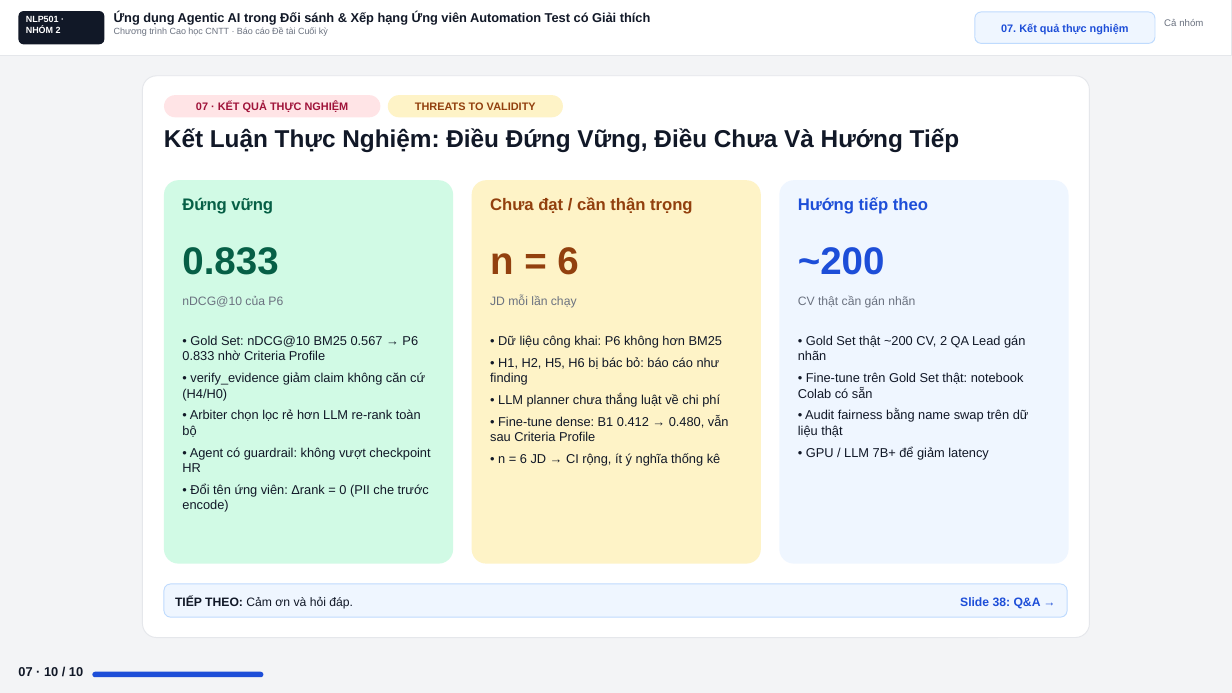
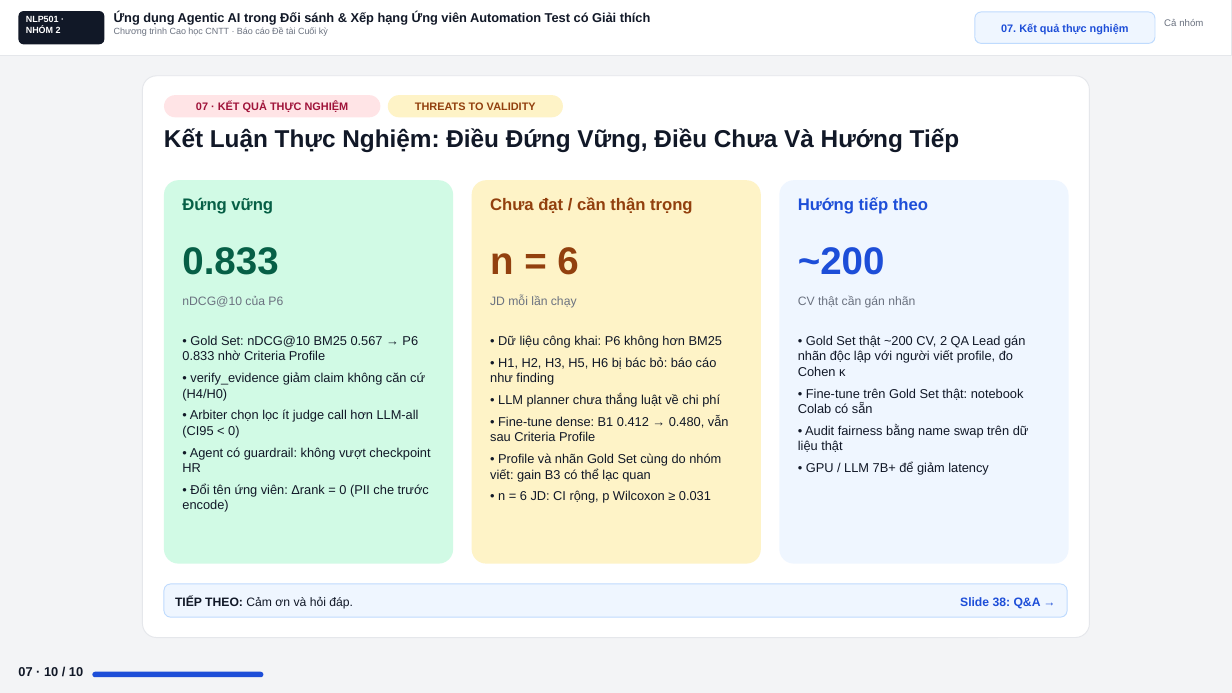
Before and after one commit to ZgsNat/NLP501.22_GROUP_2, a slide deck: slide 37 of Slide_Group2_NLP501-3.pptx. Drawn at 1232x693 pixels with LibreOffice and Linux fonts; fonts in the diff are those of the drawing. Boxes give left, top, right and bottom in pixels: in the first picture for what was removed or moved away, otherwise in the second. Text is boxed around its words. In the diff, an @@ line names an element or a change of style, - is before the commit and + after.

```diff
--- a/Slide_Group2_NLP501-3.pptx
+++ b/Slide_Group2_NLP501-3.pptx
@@ text at (490,357,720,385): text changed @@
-• H1, H2, H5, H6 bị bác bỏ: báo cáo như finding
+• H1, H2, H3, H5, H6 bị bác bỏ: báo cáo như finding
@@ text at (798,335,1025,376): text changed @@
-• Gold Set thật ~200 CV, 2 QA Lead gán nhãn
+• Gold Set thật ~200 CV, 2 QA Lead gán nhãn độc lập với người viết profile, đo Cohen κ
@@ text at (182,409,419,438): text changed @@
-• Arbiter chọn lọc rẻ hơn LLM re-rank toàn bộ
+• Arbiter chọn lọc ít judge call hơn LLM-all (CI95 < 0)
@@ text at (490,453,721,503): text changed @@
-• n = 6 JD → CI rộng, ít ý nghĩa thống kê
+• Profile và nhãn Gold Set cùng do nhóm viết: gain B3 có thể lạc quan
+• n = 6 JD: CI rộng, p Wilcoxon ≥ 0.031
```
Also in this commit, not shown: 6 other slides changed, 10 other files.
